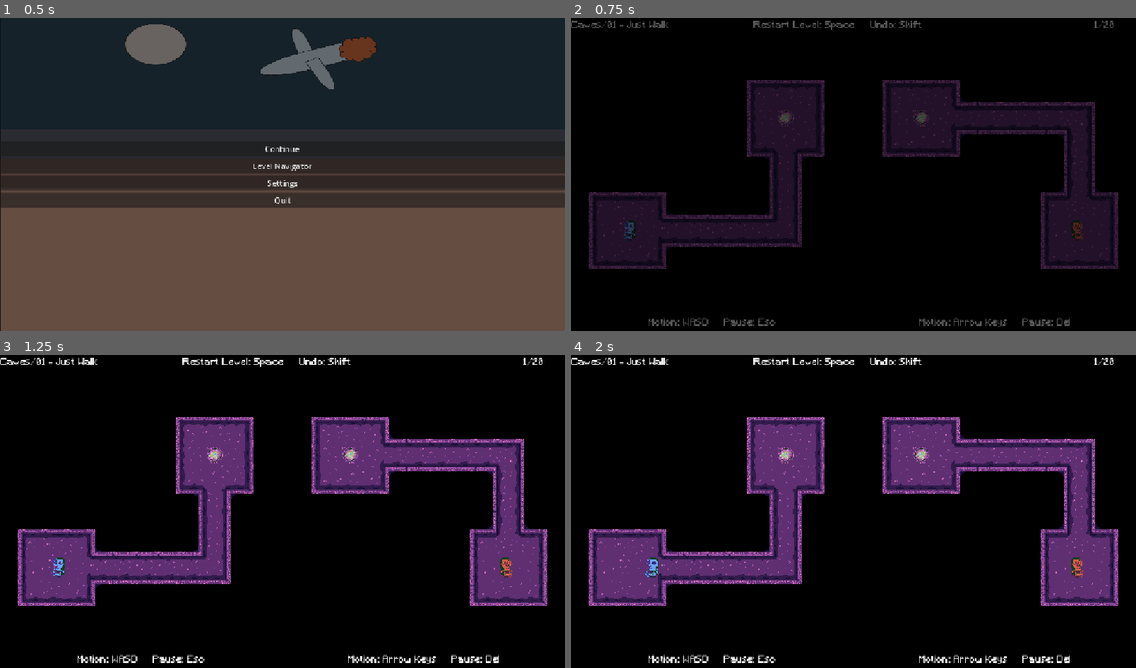
Above: before the commit, frames 1-4 (two rows, left to right).
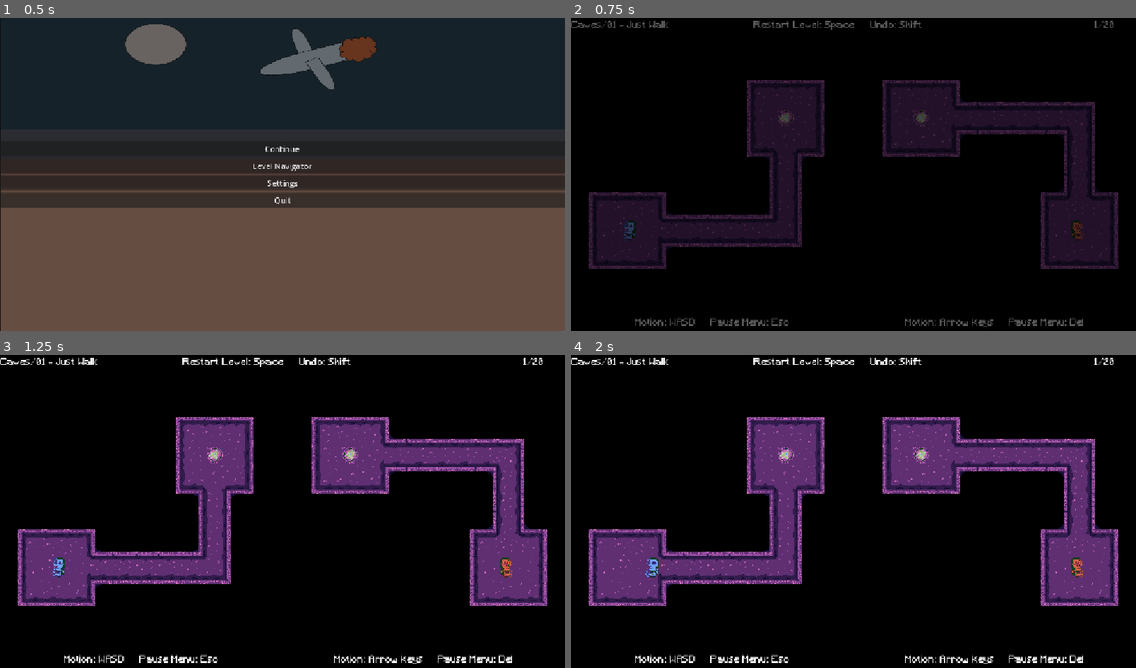
Above: after the commit, the same moments.

Repository: whitsettbe/kcol-f26-gamedevproj-cb
Game: Godot game, scene res://UI/scenes/main_menu.tscn
Two runs of this game, one before a commit and one after it. Both use one fixed random seed, a clock stepped at 60 frames per second and the inputs below.
Inputs:
- Up to frame 1 (0.5 s): no input
- Up to frame 2 (0.75 s): click "Continue" at 0.5 s
- Up to frame 3 (1.25 s): no input
- Up to frame 4 (2 s): tap Enter at 1.25 s; hold D (L_right) from 1.28 s (still down); tap Shift (undo) at 1.35 s

Frame 1 is identical in both runs. In frame 2, 0.8% of the frame differs, in the area x 11-91%, y 95-99%; in frame 3, 1.0%; in frame 4, 1.0%.

Commit message:
Tweak HUD / Pause wording

Diff:
--- a/TornAsunder/UI/scenes/hud.tscn
+++ b/TornAsunder/UI/scenes/hud.tscn
@@ -16,7 +16,7 @@
 offset_bottom = 624.0
 theme_override_fonts/font = ExtResource("1_ahhtf")
 theme_override_font_sizes/font_size = 20
-text = "Motion: WASD     Pause: Esc"
+text = "Motion: WASD     Pause Menu: Esc"
 horizontal_alignment = 1
 vertical_alignment = 1
 metadata/_edit_use_anchors_ = true
@@ -28,7 +28,7 @@
 offset_bottom = 656.0
 theme_override_fonts/font = ExtResource("1_ahhtf")
 theme_override_font_sizes/font_size = 20
-text = "Motion: Arrow Keys     Pause: Del"
+text = "Motion: Arrow Keys     Pause Menu: Del"
 horizontal_alignment = 1
 vertical_alignment = 1
 
--- a/TornAsunder/UI/scenes/pause_menu.tscn
+++ b/TornAsunder/UI/scenes/pause_menu.tscn
@@ -39,7 +39,7 @@
 
 [node name="Title Screen" type="Button" parent="PanelContainer/VBoxContainer" unique_id=1482347671]
 layout_mode = 2
-text = "Title Screen"
+text = "Exit to Title Screen"
 
 [node name="Layer Navigator" parent="." unique_id=2131716285 instance=ExtResource("2_myx47")]
 visible = false
